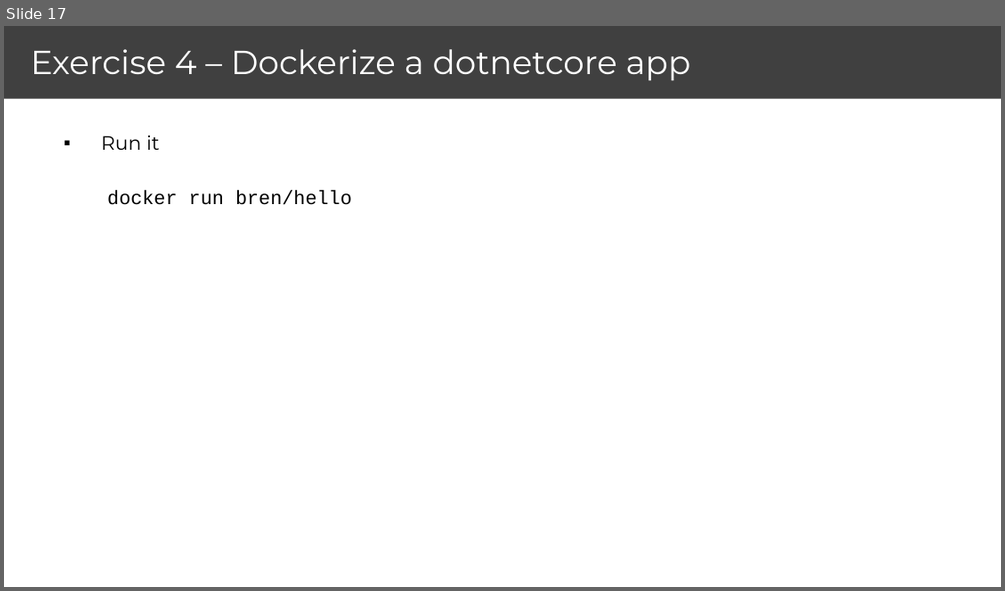
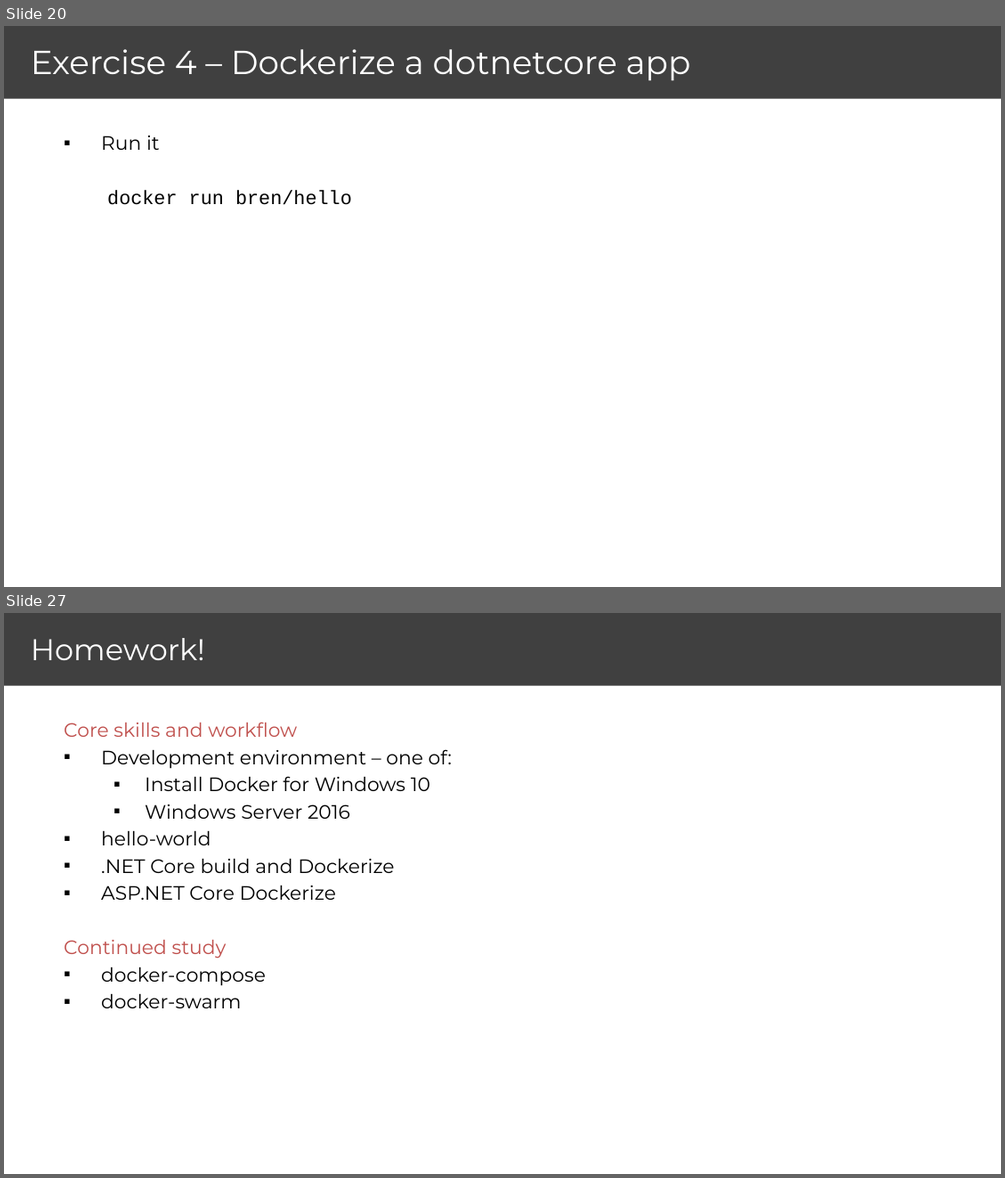
Before and after one commit to brendonmatheson/docker_fu, a slide deck: brendon_matheson_docker_dotnet_slides.pptx. Shown one above the other, each under a label of ours: slide 17 before the commit, slides 20 and 27 after it; the slides between them are not shown. The pictures are 1005x591 and 1005x1178 pixels, drawn with LibreOffice and Linux fonts; fonts in the diff are those of the drawing. Boxes give left, top, right and bottom in pixels: in the first picture for what was removed or moved away, otherwise in the second. Text is boxed around its words. In the diff, an @@ line names an element or a change of style, - is before the commit and + after.

```diff
--- a/brendon_matheson_docker_dotnet_slides.pptx
+++ b/brendon_matheson_docker_dotnet_slides.pptx
@@ slide 27 added at (x1=4, y1=613, x2=1001, y2=1174), background #FFFFFF @@
@@ rectangle added at (x1=4, y1=613, x2=1001, y2=686), fill #404040 @@
@@ title added at (x1=31, y1=638, x2=205, y2=660), 21.6 pt, text #FFFFFF @@
+Homework!
@@ text added at (x1=64, y1=722, x2=452, y2=1008), 14 pt, text #000000 @@
+Core skills and workflow
+▪ Development environment – one of:
+  ▪ Install Docker for Windows 10
+  ▪ Windows Server 2016
+▪ hello-world
+▪ .NET Core build and Dockerize
+▪ ASP.NET Core Dockerize
+Continued study
+▪ docker-compose
+▪ docker-swarm
@@ what was slide 17 is now slide 20 @@
```
Also in this commit, not shown: 1 slide changed, 10 other slides added, 2 slides removed, 1 other file.
